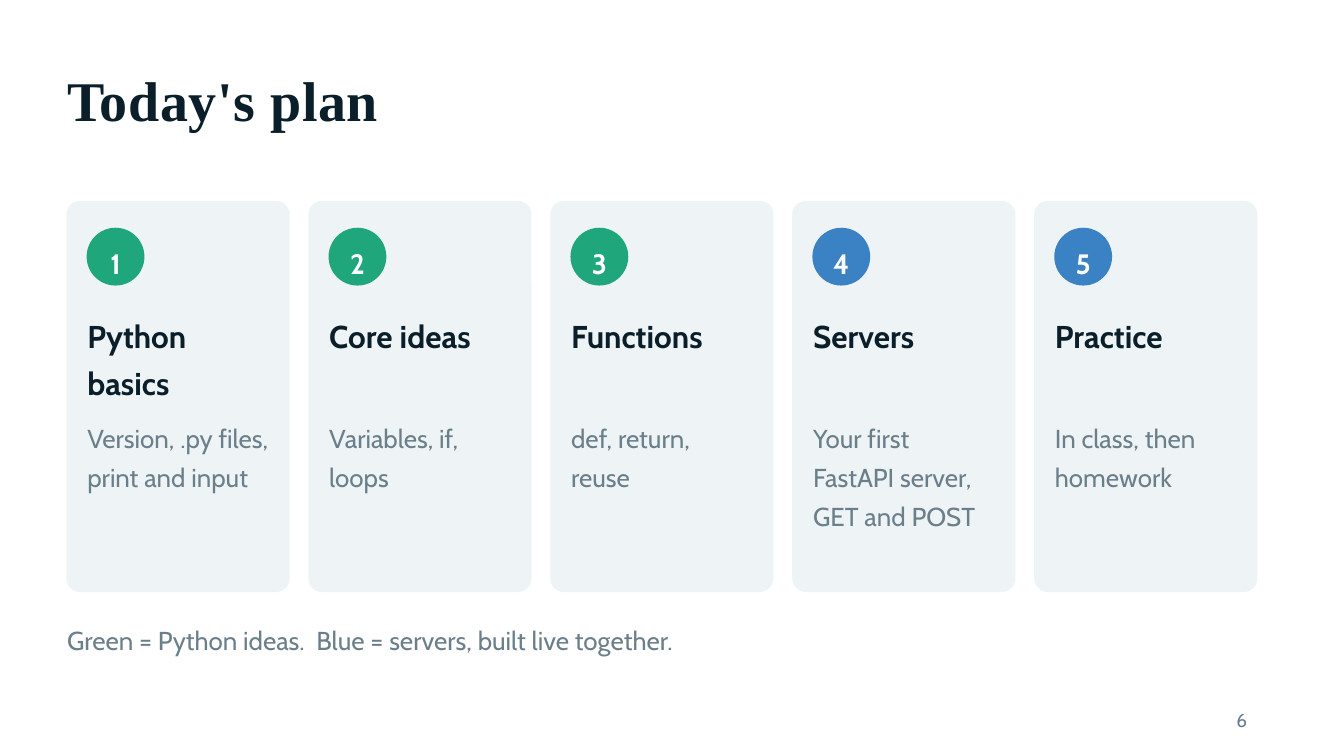
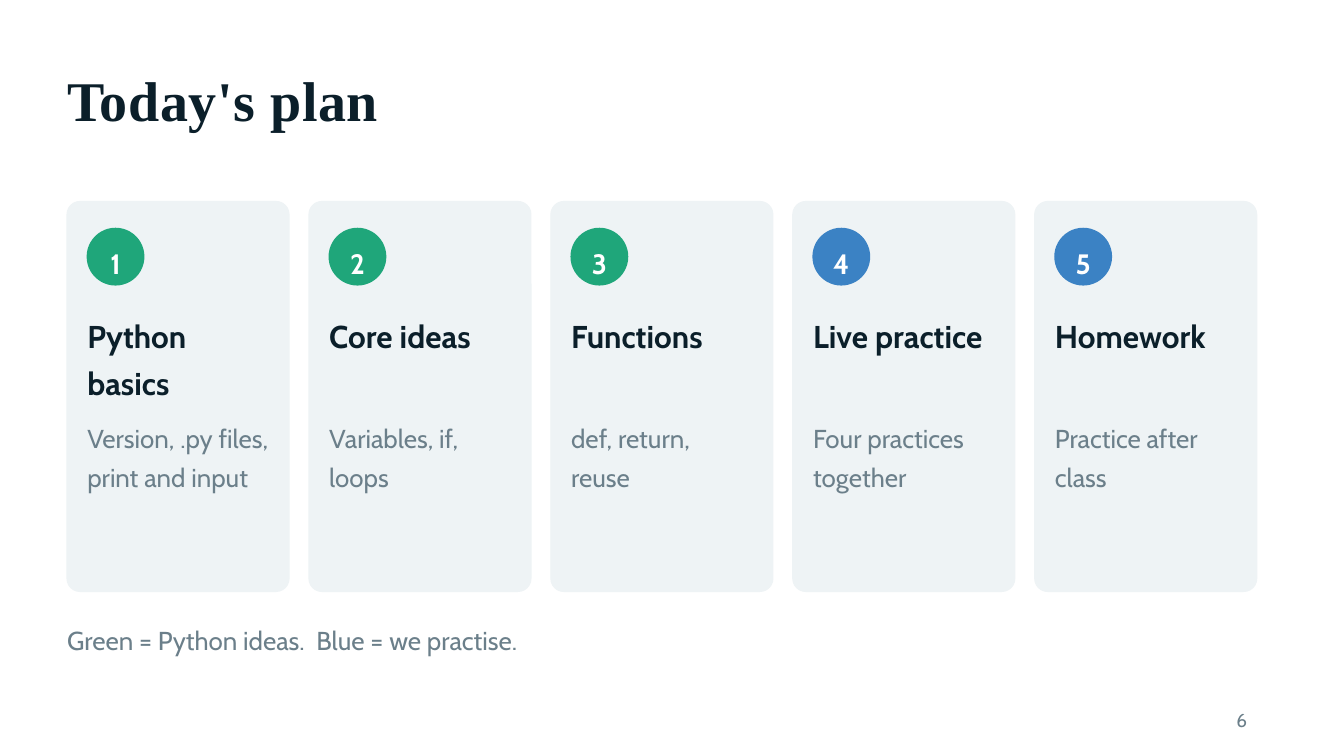
Before and after one commit to VishwasVK07/BFA, a slide deck: slide 6 of class-2/docs/class-2-slides.pptx. Drawn at 1344x756 pixels with LibreOffice and Linux fonts; fonts in the diff are those of the drawing; background and template pictures are left out. Boxes give left, top, right and bottom in pixels: in the first picture for what was removed or moved away, otherwise in the second. Text is boxed around its words. In the diff, an @@ line names an element or a change of style, - is before the commit and + after.

```diff
--- a/class-2/docs/class-2-slides.pptx
+++ b/class-2/docs/class-2-slides.pptx
@@ text at bbox=[813, 326, 982, 355]: text changed @@
-Servers
+Live practice
@@ text at bbox=[1055, 324, 1206, 349]: text changed @@
-Practice
+Homework
@@ text at bbox=[813, 430, 964, 493]: text changed @@
-Your first FastAPI server, GET and POST
+Four practices together
@@ text at bbox=[1055, 428, 1198, 487]: text changed @@
-In class, then homework
+Practice after class
@@ text at bbox=[67, 630, 517, 655]: text changed @@
-Green = Python ideas. Blue = servers, built live together.
+Green = Python ideas. Blue = we practise.
```
Also in this commit, not shown: 3 other slides changed, 1 slide added, 7 slides removed, 9 other files.
